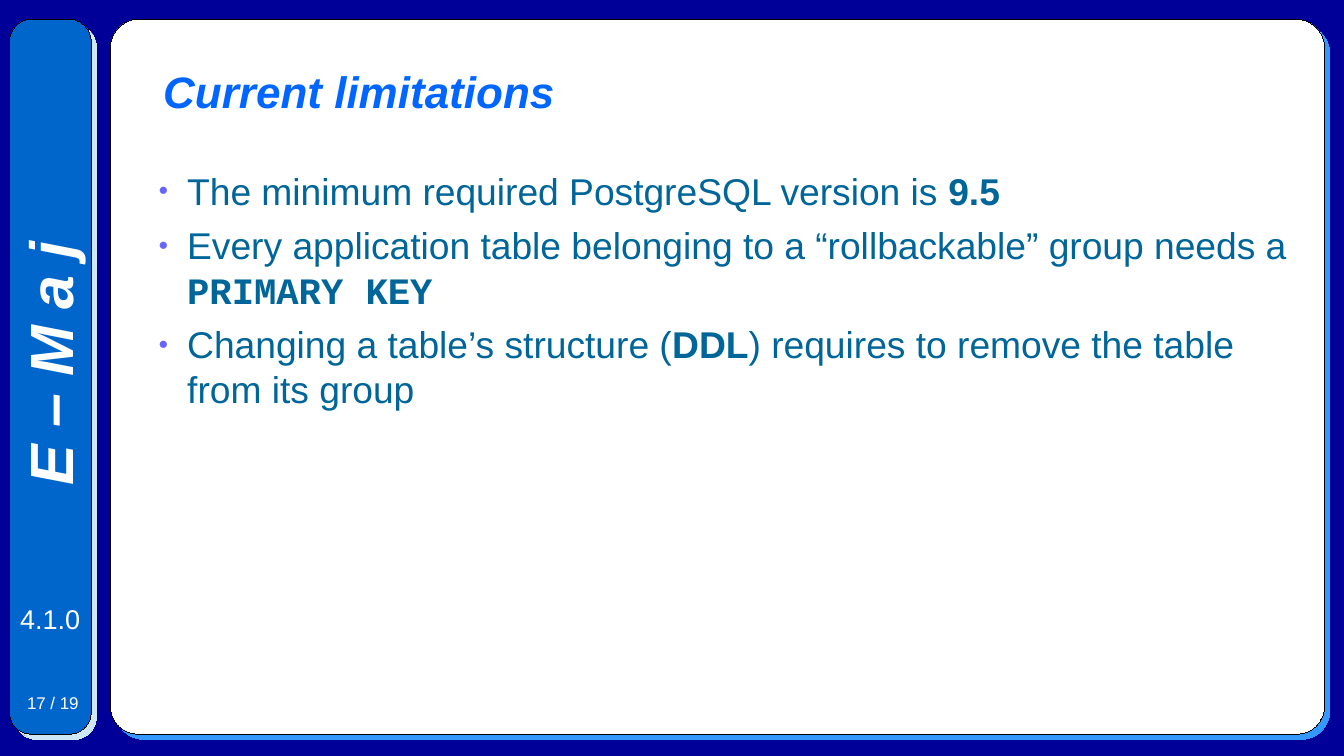
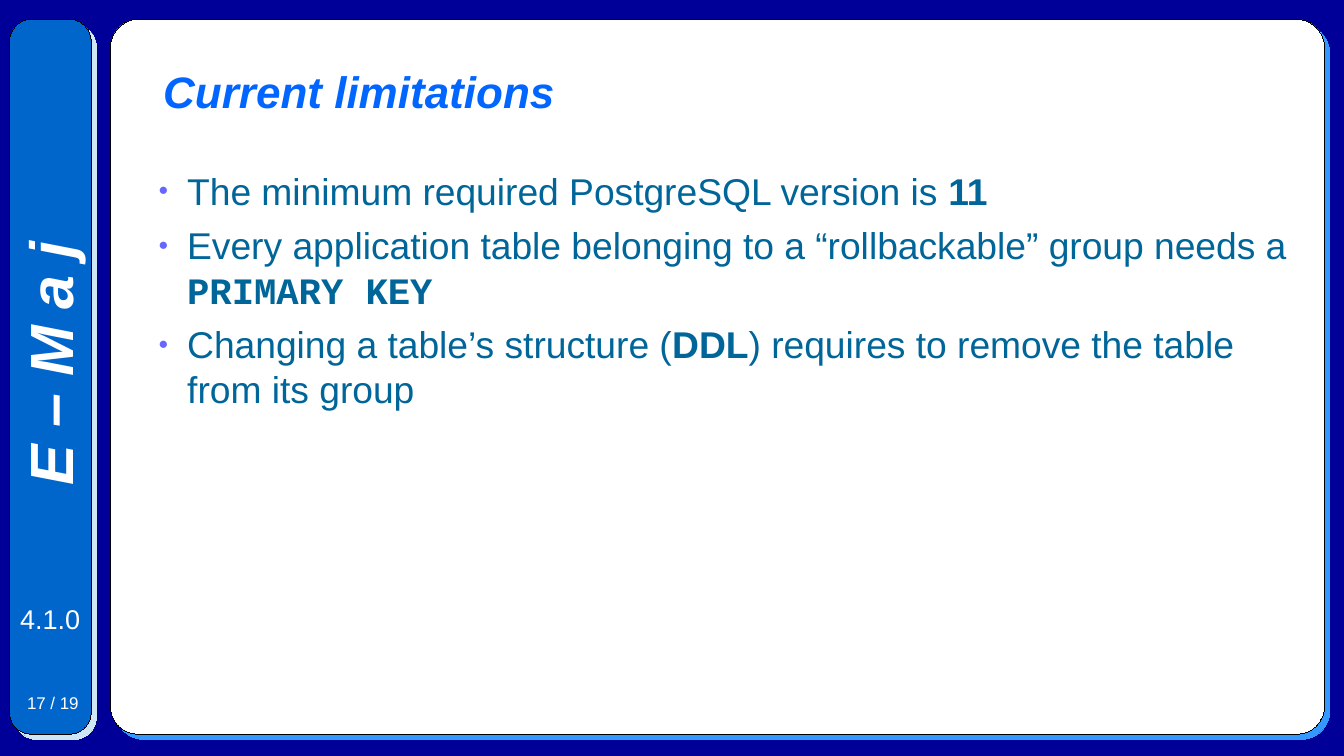
Before and after one commit to beaud76/emaj_doc, a slide deck: slide 17 of Emaj.devel_overview_en.odp. Drawn at 1344x756 pixels with LibreOffice and Linux fonts; fonts in the diff are those of the drawing. Boxes give left, top, right and bottom in pixels: in the first picture for what was removed or moved away, otherwise in the second. Text is boxed around its words. In the diff, an @@ line names an element or a change of style, - is before the commit and + after.

```diff
--- a/Emaj.devel_overview_en.odp
+++ b/Emaj.devel_overview_en.odp
@@ text at [187, 178, 987, 213]: text changed @@
-● The minimum required PostgreSQL version is 9.5
+● The minimum required PostgreSQL version is 11
```
Also in this commit, not shown: 5 other files.
